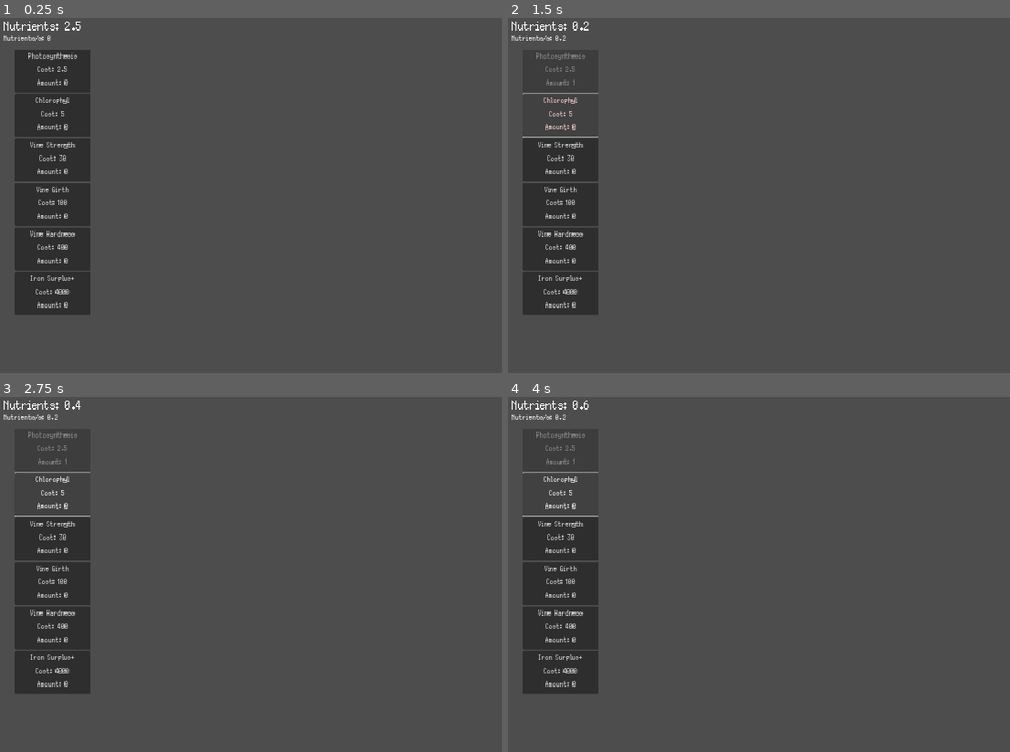
Above: before the commit, frames 1-4 (two rows, left to right).
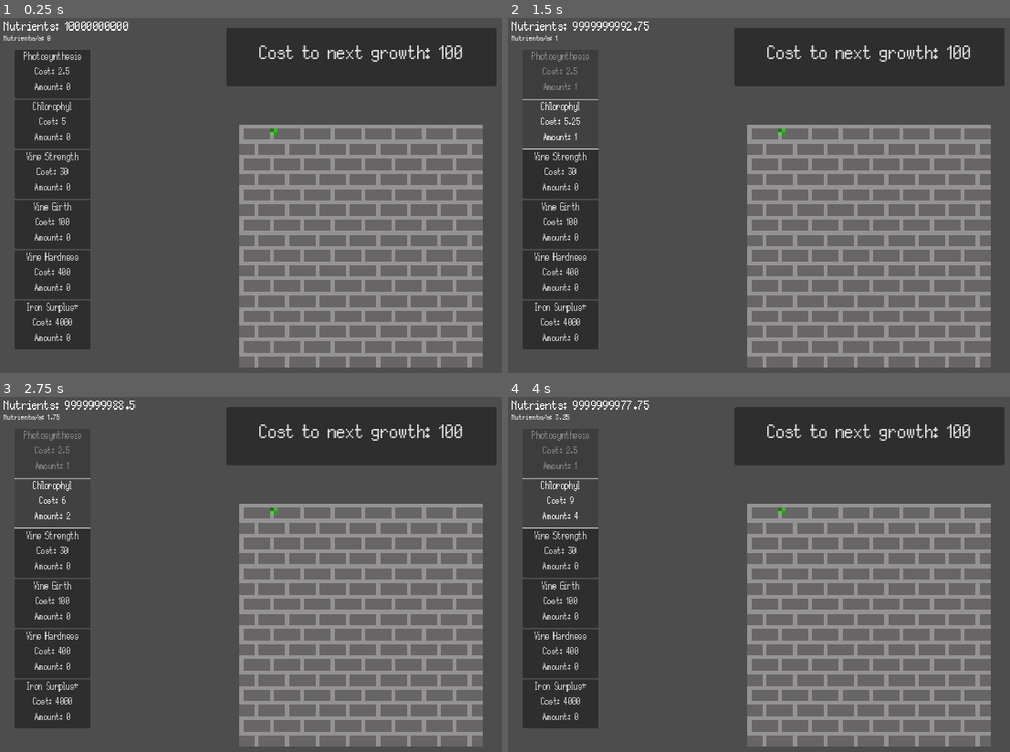
Above: after the commit, the same moments.

Repository: phoenix-of-dawn/dingo-gamejam-2025
Game: Godot game, scene res://Scenes/main.tscn
Two runs of this game, one before a commit and one after it. Both use one fixed random seed, a clock stepped at 60 frames per second and the inputs below. This scene is started directly instead of the project's main scene.
Inputs (mouse positions are in pixels of both pictures, inside the frame that each line leads up to):
- Up to frame 1 (0.25 s): no input
- Up to frame 2 (1.5 s): click "Photosynthesis Cost: 2.5 Amou…" at 0.5 s; click "Chlorophyl Cost: 5 Amount: 0" at 1.25 s
- Up to frame 3 (2.75 s): click (55, 503) at 2 s, where only the run after the commit has a clickable "Chlorophyl Cost: 5.25 Amount:…"
- Up to frame 4 (4 s): click (563, 503) at 2.75 s, where only the run after the commit has a clickable "Chlorophyl Cost: 6 Amount: 2"; click (563, 503) at 3.5 s, where only the run after the commit has a clickable "Chlorophyl Cost: 7.25 Amount:…"

The runs differ from the first frame. In frame 1, 46% of the frame differs, in the area x 2-99%, y 1-99%; in frame 2, 46%; in frame 3, 46%; in frame 4, 46%.

Commit message:
init vine growth

Diff:
--- a/dingo-gamejam/Scenes/Main_Menu.tscn
+++ b/dingo-gamejam/Scenes/Main_Menu.tscn
@@ -42,10 +42,6 @@
 anchors_preset = 15
 anchor_right = 1.0
 anchor_bottom = 1.0
-offset_left = 15.0
-offset_top = 6.0
-offset_right = 15.0
-offset_bottom = 6.0
 grow_horizontal = 2
 grow_vertical = 2
 script = ExtResource("1_77p8e")
--- /dev/null
+++ b/dingo-gamejam/Scenes/growth_checker.gd
@@ -0,0 +1,23 @@
+extends Button
+
+var growth_costs: Array = [100, 200, 500, 1000, 5000, 20000, 50000, 100000, 150000, 250000, 500000, 750000, 1000000]
+var growth_cost = growth_costs[0]
+var current_growth = 0
+
+signal grow(current_growth: int, growth_cost: float)
+signal win
+
+func _ready() -> void:
+	text = "Cost to next growth: " + str(growth_costs[0])
+
+func _on_pressed() -> void:
+	var nutrients = get_parent().get_parent().get_node("Nutrients").nutrients
+	if nutrients >= growth_cost:
+		nutrients -= growth_cost
+		current_growth += 1
+		if current_growth >= len(growth_costs):
+			win.emit()
+		else:
+			grow.emit(current_growth, growth_cost)
+			growth_cost = growth_costs[current_growth]
+			text = "Cost to next growth: " + str(growth_costs[current_growth])
--- a/dingo-gamejam/Scenes/main.tscn
+++ b/dingo-gamejam/Scenes/main.tscn
@@ -1,11 +1,18 @@
-[gd_scene load_steps=3 format=3 uid="uid://c13g62klmxuy2"]
+[gd_scene load_steps=4 format=3 uid="uid://c13g62klmxuy2"]
 
 [ext_resource type="PackedScene" uid="uid://c0avorswms8w6" path="res://Scenes/nutrients.tscn" id="1_o0tfl"]
 [ext_resource type="Script" path="res://Scripts/main.gd" id="1_uyq8w"]
+[ext_resource type="PackedScene" uid="uid://8kgqpey0hj6u" path="res://Scenes/vine.tscn" id="3_8fngt"]
 
 [node name="Main" type="Node2D"]
 script = ExtResource("1_uyq8w")
 
 [node name="Nutrients" parent="." instance=ExtResource("1_o0tfl")]
+unique_name_in_owner = true
 offset_right = 278.0
 offset_bottom = 648.0
+
+[node name="Vine" parent="." instance=ExtResource("3_8fngt")]
+
+[connection signal="grown" from="Vine" to="Nutrients" method="_on_vine_grown"]
+[connection signal="won" from="Vine" to="." method="_on_vine_won"]
--- a/dingo-gamejam/Scenes/upgrade.tscn
+++ b/dingo-gamejam/Scenes/upgrade.tscn
@@ -72,7 +72,7 @@
 theme_override_colors/font_pressed_color = Color(1, 1, 1, 1)
 theme_override_colors/font_focus_color = Color(1, 1, 1, 1)
 theme_override_fonts/font = ExtResource("1_comaq")
-theme_override_font_sizes/font_size = 30
+theme_override_font_sizes/font_size = 35
 script = ExtResource("1_k7pk4")
 
 [node name="AnimationPlayer" type="AnimationPlayer" parent="."]
--- a/dingo-gamejam/Scenes/vine.tscn
+++ b/dingo-gamejam/Scenes/vine.tscn
@@ -1,6 +1,8 @@
-[gd_scene load_steps=2 format=3 uid="uid://8kgqpey0hj6u"]
+[gd_scene load_steps=4 format=3 uid="uid://8kgqpey0hj6u"]
 
 [ext_resource type="Texture2D" uid="uid://c8mld6jq4d4fh" path="res://Assets/Art/vineGROWTH.png" id="1_e42qo"]
+[ext_resource type="Script" path="res://Scripts/vine_growth.gd" id="1_jkw8p"]
+[ext_resource type="Script" path="res://Scenes/growth_checker.gd" id="3_bfwki"]
 
 [node name="Vine" type="Control"]
 layout_mode = 3
@@ -9,10 +11,24 @@
 anchor_bottom = 1.0
 grow_horizontal = 2
 grow_vertical = 2
+script = ExtResource("1_jkw8p")
 
-[node name="Sprite2D" type="Sprite2D" parent="."]
-position = Vector2(548, 319)
-scale = Vector2(3, 3)
+[node name="VineSprite" type="Sprite2D" parent="."]
+position = Vector2(950, 600)
+scale = Vector2(5, 5)
 texture = ExtResource("1_e42qo")
 hframes = 7
-vframes = 2
+vframes = 3
+
+[node name="Growth" type="Button" parent="."]
+layout_mode = 0
+offset_left = 596.0
+offset_top = 27.0
+offset_right = 1305.0
+offset_bottom = 179.0
+theme_override_font_sizes/font_size = 75
+script = ExtResource("3_bfwki")
+
+[connection signal="grow" from="Growth" to="." method="_on_growth_grow"]
+[connection signal="pressed" from="Growth" to="Growth" method="_on_pressed"]
+[connection signal="win" from="Growth" to="." method="_on_growth_win"]
--- /dev/null
+++ b/dingo-gamejam/Scenes/win_screen.tscn
@@ -0,0 +1,9 @@
+[gd_scene format=3 uid="uid://dpu8vxp7bp2ca"]
+
+[node name="WinScreen" type="Control"]
+layout_mode = 3
+anchors_preset = 15
+anchor_right = 1.0
+anchor_bottom = 1.0
+grow_horizontal = 2
+grow_vertical = 2
--- a/dingo-gamejam/Scripts/main.gd
+++ b/dingo-gamejam/Scripts/main.gd
@@ -1,12 +1,9 @@
 extends Node2D
-
-
-# Called when the node enters the scene tree for the first time.
-func _ready() -> void:
-	pass # Replace with function body.
-
 
 # Called every frame. 'delta' is the elapsed time since the previous frame.
 func _process(delta: float) -> void:
 	if Input.is_action_pressed("quit"):
 		get_tree().quit()
+
+func _on_vine_won() -> void:
+	get_tree().change_scene_to_file("res://Scenes/win_screen.tscn")
--- a/dingo-gamejam/Scripts/nutrients.gd
+++ b/dingo-gamejam/Scripts/nutrients.gd
@@ -1,6 +1,6 @@
 extends Control
 
-@export var nutrients: float = 2.5
+@export var nutrients: float = 10000000000
 var nutrients_per_second: float = 0.0
 
 @onready var nut_text = $NutrientCount
@@ -10,8 +10,8 @@
 @onready var upgrade_template = preload("res://Scenes/upgrade.tscn")
 
 var upgrades: Dictionary = {
-	"Photosynthesis": [2.5, false, 0.2, 0],
-	"Chlorophyl": [5.0, true, 0.5, 0.5],
+	"Photosynthesis": [2.5, false, 0.25, 0],
+	"Chlorophyl": [5.0, true, 0.75, 0.5],
 	"Vine Strength": [30.0, true, 2.0 , 3],
 	"Vine Girth": [100.0, true, 4.0 , 4],
 	"Vine Hardness": [400.0, true, 20.0 , 5],
@@ -46,8 +46,12 @@
 		up_position += button.size.y + 2
 
 func _update_nutrients(cost, up_nutrients_per_second) -> void:
-	nutrients = snappedf(nutrients - cost, 0.1)
-	nutrients_per_second += snappedf(up_nutrients_per_second, 0.1)
+	nutrients = snappedf(nutrients - cost, 0.01)
+	nutrients_per_second += snappedf(up_nutrients_per_second, 0.01)
 
 func _on_nutrient_countdown_timeout() -> void:
-	nutrients = snappedf(nutrients + nutrients_per_second, 0.1)
+	nutrients = snappedf(nutrients + nutrients_per_second, 0.01)
+
+
+func _on_vine_grown(cost: float) -> void:
+	nutrients -= cost
--- /dev/null
+++ b/dingo-gamejam/Scripts/vine_growth.gd
@@ -0,0 +1,13 @@
+extends Control
+
+@onready var sprite: Sprite2D = $VineSprite
+
+signal grown(cost: float)
+signal won
+
+func _on_growth_grow(current_growth, growth_cost) -> void:
+	sprite.frame = current_growth
+	grown.emit(growth_cost)
+
+func _on_growth_win() -> void:
+	won.emit()
--- a/dingo-gamejam/project.godot
+++ b/dingo-gamejam/project.godot
@@ -23,6 +23,10 @@
 window/size/borderless=true
 window/stretch/mode="canvas_items"
 
+[gui]
+
+theme/custom_font="res://Assets/Silver.ttf"
+
 [input]
 
 quit={
